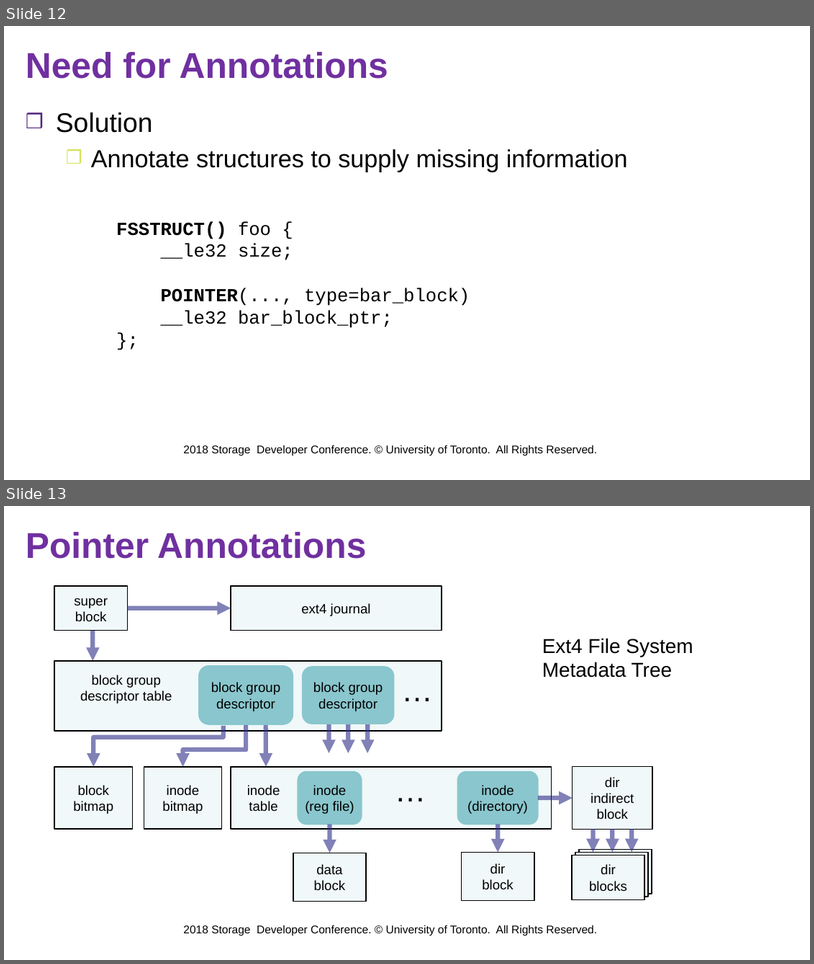
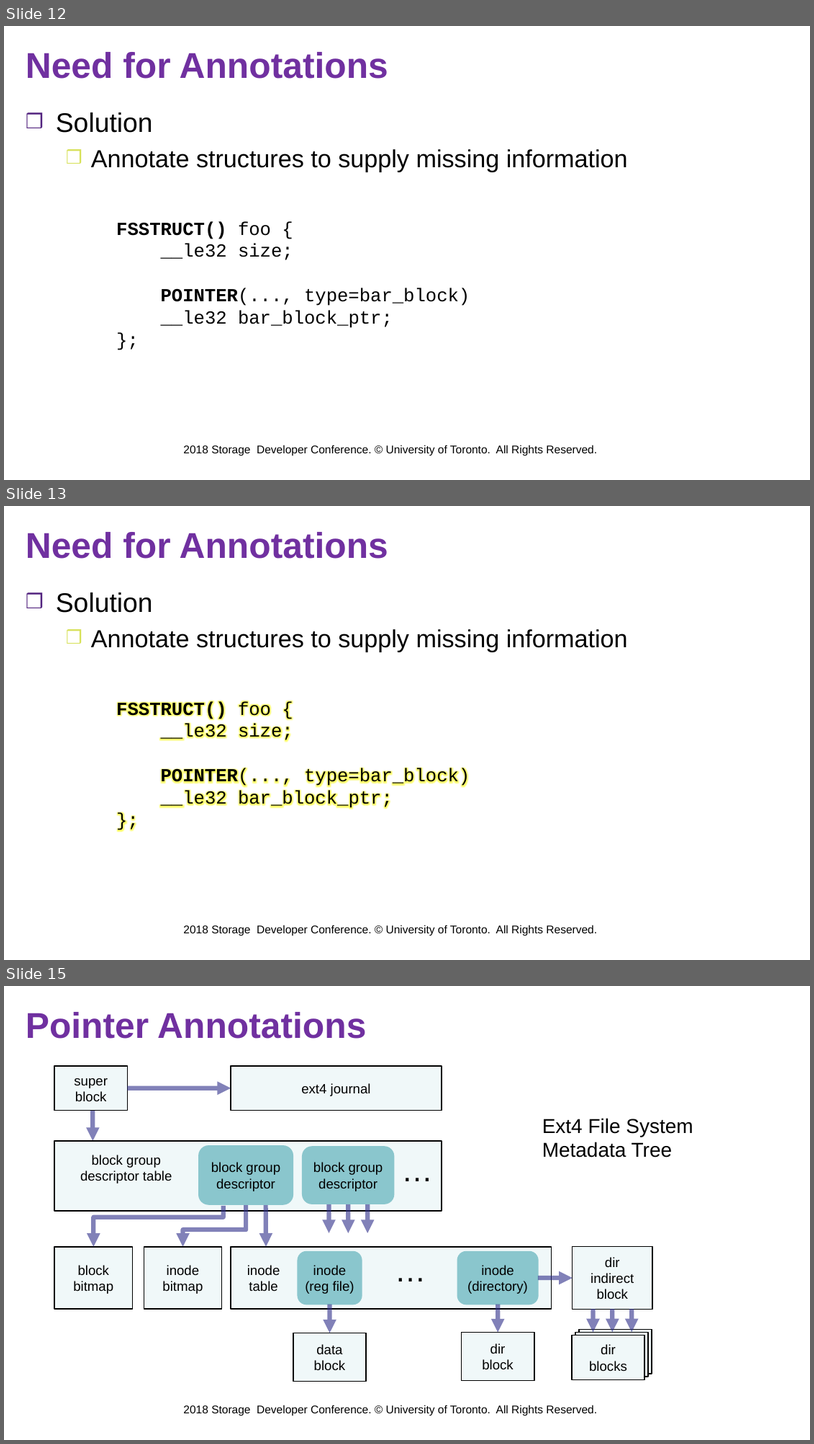
Before and after one commit to jacksun007/spiffy-paper, a slide deck: talk/sdc18_spiffy.pptx. Shown one above the other, each under a label of ours: slides 12 and 13 before the commit, slides 12, 13 and 15 after it; the slides between them are not shown. The pictures are 814x964 and 814x1444 pixels, drawn with LibreOffice and Linux fonts; fonts in the diff are those of the drawing; background and template pictures are left out. Boxes give left, top, right and bottom in pixels: in the first picture for what was removed or moved away, otherwise in the second. Text is boxed around its words. In the diff, an @@ line names an element or a change of style, - is before the commit and + after.

```diff
--- a/talk/sdc18_spiffy.pptx
+++ b/talk/sdc18_spiffy.pptx
@@ slide 13 added at (4,506,810,960), background #FFFFFF; not listed: 2 template elements that a slide beside it also shows @@
@@ title added at (26,532,388,559), 32 pt, text #7030A0, bold @@
+Need for Annotations
@@ text added at (56,592,628,651), 22 pt, text #000000 @@
+❒ Solution
+  ❒ Annotate structures to supply missing information
@@ text added at (116,701,470,809), 16.5 pt, text #000000 @@
+  FSSTRUCT() foo {
+  __le32 size;
+  POINTER(..., type=bar_block)
+  __le32 bar_block_ptr;
+  };
@@ what was slide 13 is now slide 15 @@
```
Also in this commit, not shown: 6 slides changed, 8 other slides added.
